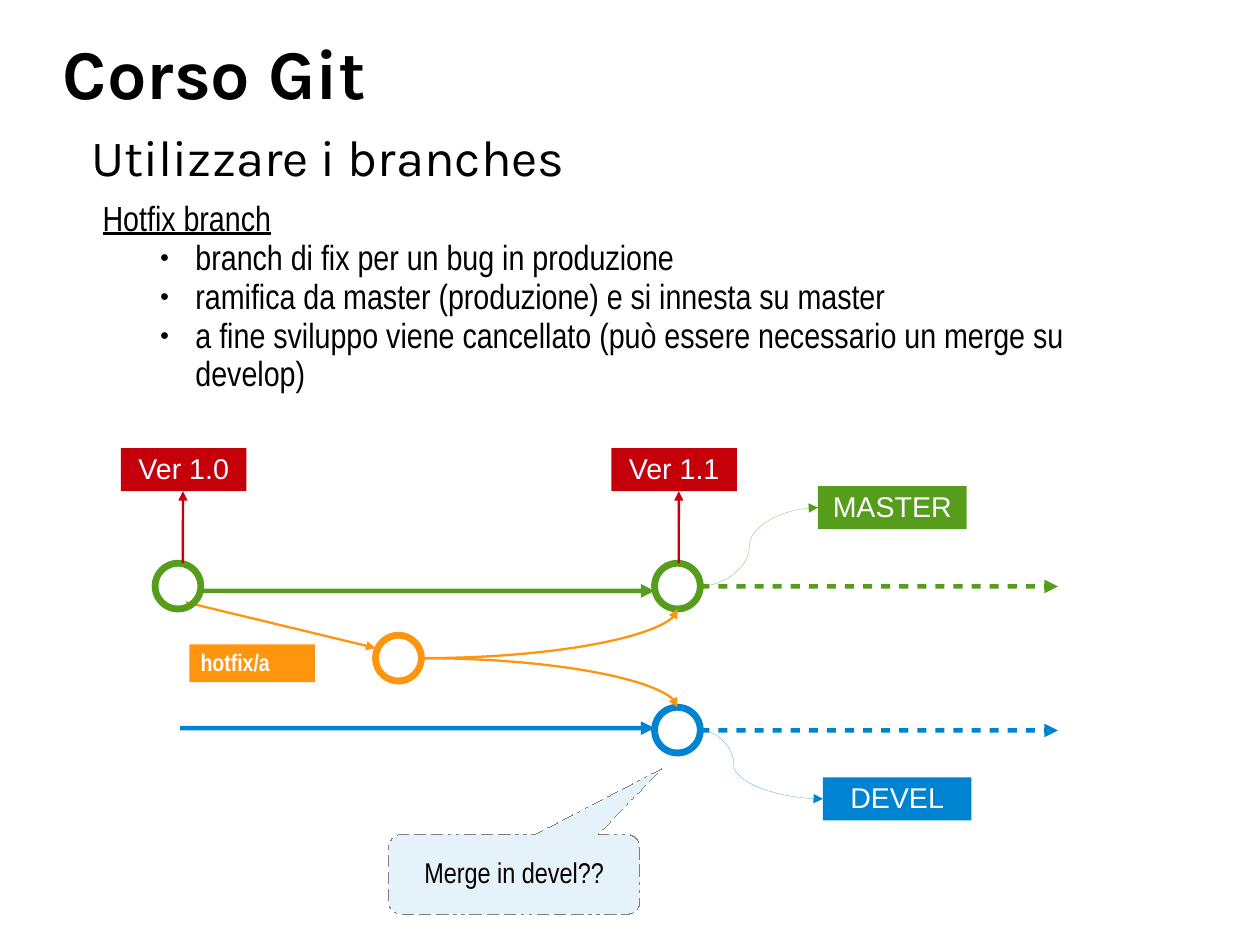
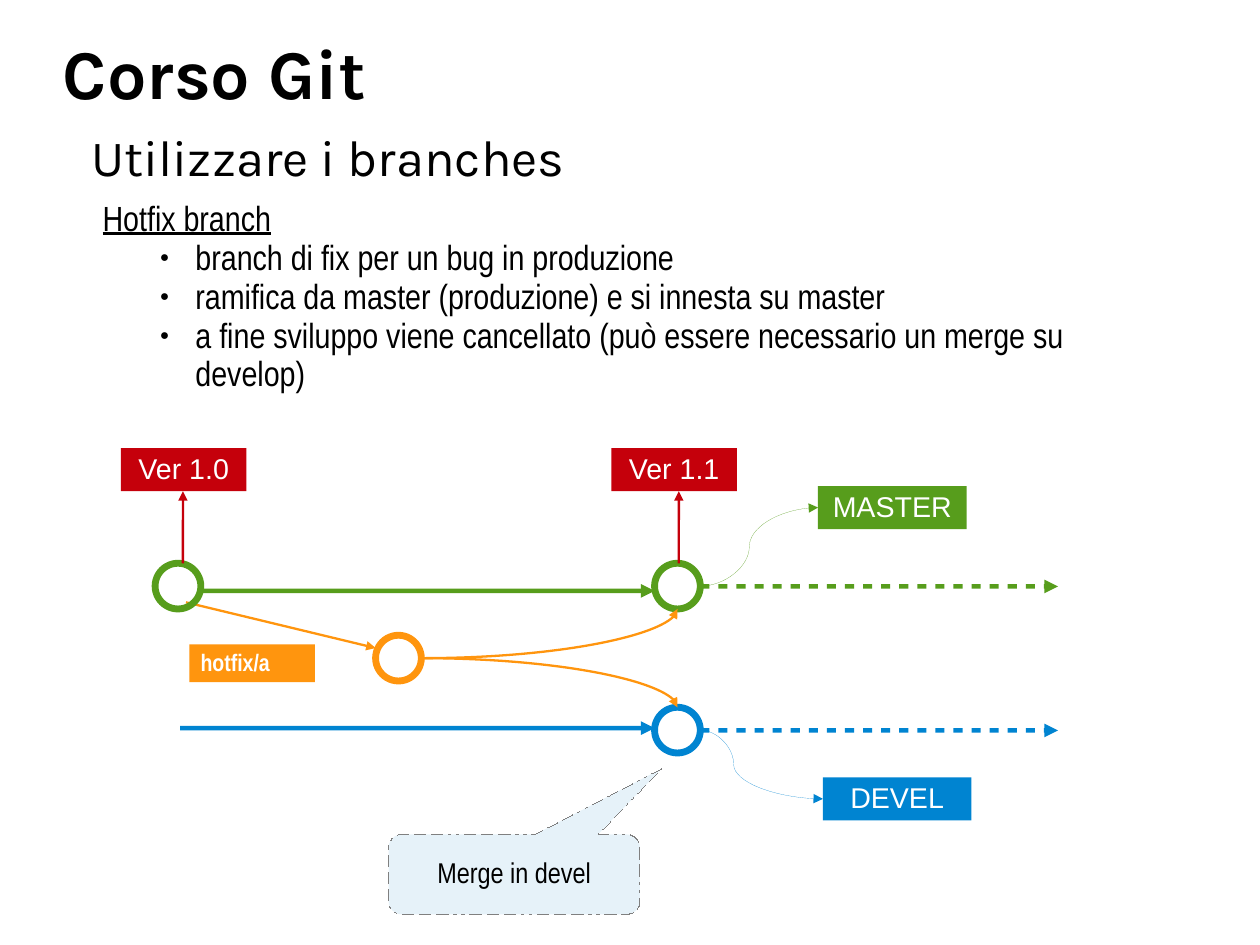
Before and after one commit to BticinoDeployer/corsogit, a slide deck: slide 40 of corsoGit.odp (slide 39 before the commit). Drawn at 1260x945 pixels with LibreOffice and Linux fonts; fonts in the diff are those of the drawing; background and template pictures are left out. Boxes give left, top, right and bottom in pixels: in the first picture for what was removed or moved away, otherwise in the second. Text is boxed around its words. In the diff, an @@ line names an element or a change of style, - is before the commit and + after.

Commit message:
Modificate presentazioni corso e compendio

```diff
--- a/corsoGit.odp
+++ b/corsoGit.odp
@@ text in rounded speech box at (437, 862, 591, 889): text changed @@
-Merge in devel??
+Merge in devel
```
Also in this commit, not shown: 2 other slides changed, 1 slide added, 4 other files.
